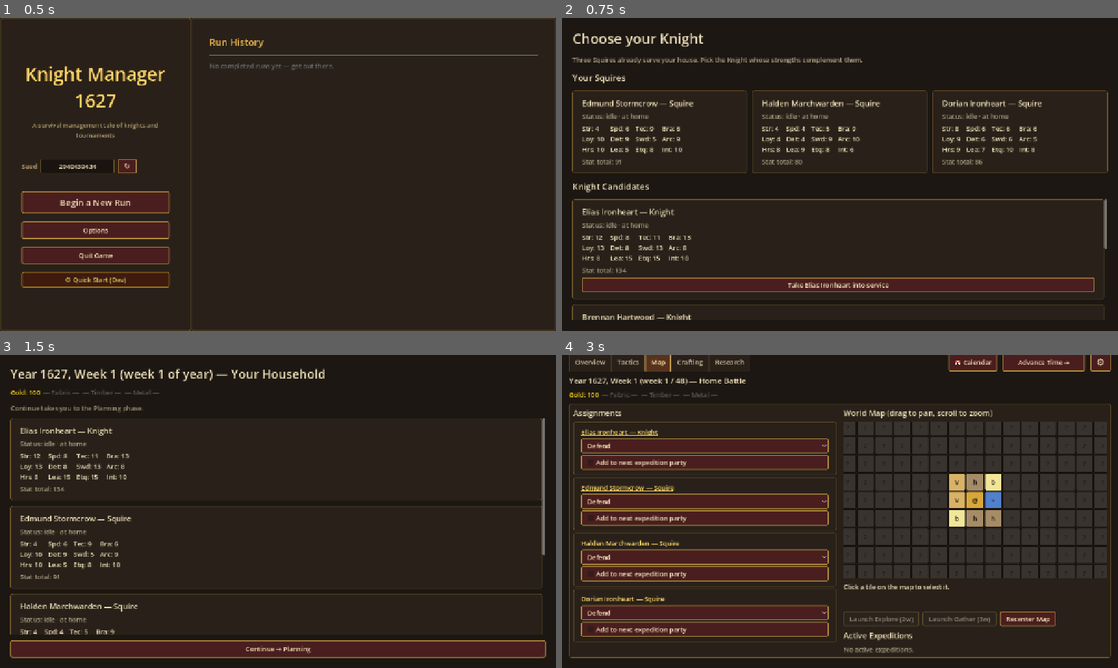
Above: before the commit, frames 1-4 (two rows, left to right).
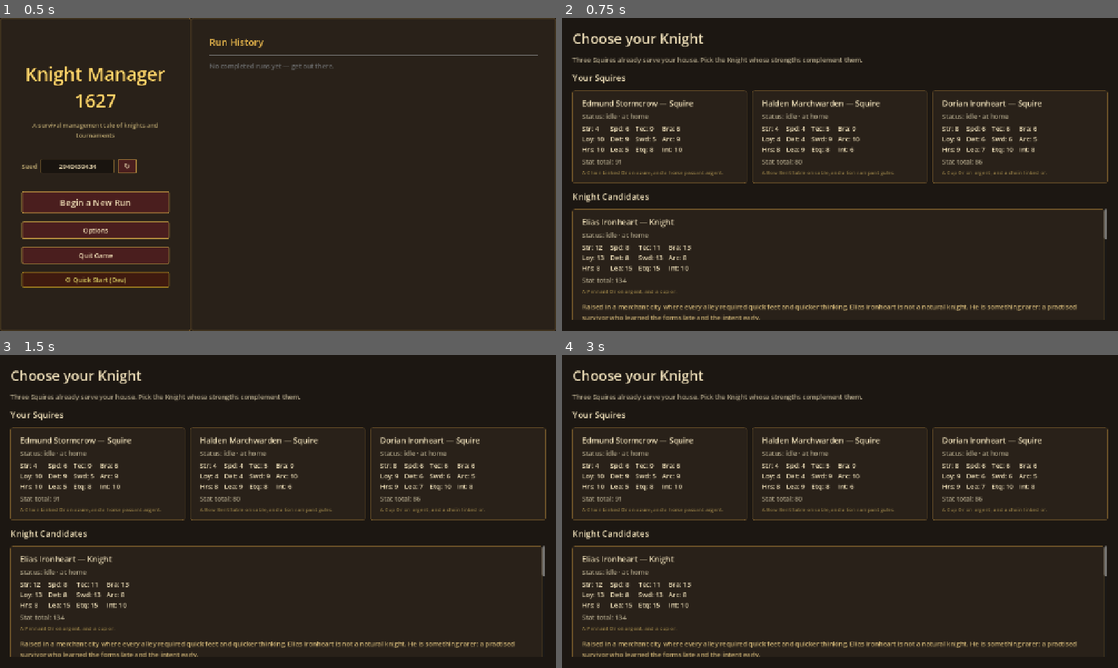
Above: after the commit, the same moments.

Repository: Jackz0Knight/KM27
Game: Godot game, scene res://scenes/Main.tscn
The game is run twice, just before and just after one commit, with the same random seed, the same clock (stepped at 60 frames per second) and the same inputs.
Inputs (mouse positions are in pixels of both pictures, inside the frame that each line leads up to):
- Up to frame 1 (0.5 s): no input
- Up to frame 2 (0.75 s): click "Begin a New Run" at 0.5 s
- Up to frame 3 (1.5 s): click (278, 621) at 1.25 s, where only the run before the commit has a clickable "Take Elias Ironheart into ser…"
- Up to frame 4 (3 s): click (840, 649) at 2 s, where only the run before the commit has a clickable "Continue → Planning"; click (840, 420) at 2.75 s, where only the run before the commit has a clickable "Begin"

Frame 1 is identical in both runs. In frame 2, 9.0% of the frame differs, in the area x 1-99%, y 48-97%; in frame 3, 14%; in frame 4, 33%, in the area x 1-99%, y 0-97%.

Commit message:
feat(chronicle): banners/origins surface on every card + chooser
UnitCard.build():
- Epithet appended to name everywhere ("Ivar Ironheart, the Steadfast")
- Banner line rendered as a muted heraldic subtitle on every unit card
  (lazy-generated from stats if the field is empty, so old saves work)
- New show_chronicle: bool param — when true, origin paragraph and oath
  appear below the stat block (used on the Knight Chooser)

Knight Chooser:
- Candidate cards now pass show_chronicle=true, showing each knight's
  origin backstory and sworn oath — the choice is between people,
  not just stat arrays

Knight Overview:
- Lazy-generates banner_line, origin_text, and oath from stats if empty
  so the chronicle card is always populated, including loaded saves

Co-Authored-By: Claude Sonnet 4.6 <noreply@anthropic.com>

Diff:
--- a/scripts/screens/knight_chooser.gd
+++ b/scripts/screens/knight_chooser.gd
@@ -27,8 +27,11 @@
 
 	for i in range(GameState.knight_candidates.size()):
 		var u: Unit = GameState.knight_candidates[i]
+		# show_chronicle = true: origin paragraph and oath shown on the chooser
+		# so the player recruits a person, not just a stat block.
 		var card: Control = UnitCard.build(
-			u, _on_choose.bind(i), "Take %s into service" % u.unit_name
+			u, _on_choose.bind(i), "Take %s into service" % u.unit_name,
+			Callable(), true,
 		)
 		cards.add_child(card)
 
--- a/scripts/screens/knight_overview.gd
+++ b/scripts/screens/knight_overview.gd
@@ -168,6 +168,14 @@
 # ---------- Chronicle card (origin, banner, oath) ----------
 
 func _render_chronicle_card(unit: Unit) -> void:
+	# Lazy-generate fields for units created before this feature (old saves).
+	if unit.banner_line == "":
+		unit.banner_line = Chronicle.generate_banner(unit)
+	if unit.origin_text == "":
+		unit.origin_text = Chronicle.generate_origin(unit)
+	if unit.oath == "":
+		unit.oath = Chronicle.generate_oath(unit)
+
 	# Insert a bordered amber card between stats and task info.
 	var panel := PanelContainer.new()
 	panel.size_flags_horizontal = Control.SIZE_EXPAND_FILL
--- a/scripts/ui/unit_card.gd
+++ b/scripts/ui/unit_card.gd
@@ -36,11 +36,14 @@
 }
 
 
+# show_chronicle: when true, render the unit's origin paragraph and oath below
+# the stats (used on the Knight Chooser so recruitment feels like hiring a person).
 static func build(
 	unit: Unit,
 	on_choose: Callable = Callable(),
 	choose_label: String = "",
 	on_name_clicked: Callable = Callable(),
+	show_chronicle: bool = false,
 ) -> Control:
 	var panel := PanelContainer.new()
 	panel.size_flags_horizontal = Control.SIZE_EXPAND_FILL
@@ -56,7 +59,11 @@
 	vbox.add_theme_constant_override("separation", 6)
 	margin.add_child(vbox)
 
-	var name_text: String = "%s — %s" % [unit.unit_name, unit.class_label()]
+	# Name — include earned epithet when set.
+	var display_name: String = unit.unit_name
+	if unit.epithet != "":
+		display_name += ", %s" % unit.epithet
+	var name_text: String = "%s — %s" % [display_name, unit.class_label()]
 	if on_name_clicked.is_valid():
 		var name_btn := LinkButton.new()
 		name_btn.text = name_text
@@ -75,7 +82,7 @@
 	task_lbl.modulate = Color(0.72, 0.72, 0.72)
 	vbox.add_child(task_lbl)
 
-	# Injury indicator
+	# Injury indicator.
 	if unit.is_injured():
 		var inj_lbl := Label.new()
 		var inj_stats: Array[String] = unit.injured_stats()
@@ -104,6 +111,46 @@
 	sum_lbl.modulate = Color(0.72, 0.72, 0.72)
 	vbox.add_child(sum_lbl)
 
+	# Heraldic banner — one subtle line on every card when the unit has one.
+	var banner: String = unit.banner_line
+	if banner == "":
+		banner = Chronicle.generate_banner(unit)
+	if banner != "":
+		var banner_lbl := Label.new()
+		banner_lbl.text = banner
+		banner_lbl.modulate = Color(0.60, 0.54, 0.36)
+		banner_lbl.add_theme_font_size_override("font_size", 12)
+		vbox.add_child(banner_lbl)
+
+	# Chronicle section — origin paragraph + oath, shown when requested.
+	if show_chronicle:
+		var origin: String = unit.origin_text
+		if origin == "":
+			origin = Chronicle.generate_origin(unit)
+		var oath: String = unit.oath
+		if oath == "":
+			oath = Chronicle.generate_oath(unit)
+
+		if origin != "" or oath != "":
+			var sep := HSeparator.new()
+			sep.modulate = Color(0.5, 0.42, 0.25, 0.4)
+			vbox.add_child(sep)
+
+		if origin != "":
+			var origin_lbl := Label.new()
+			origin_lbl.text = origin
+			origin_lbl.autowrap_mode = TextServer.AUTOWRAP_WORD
+			origin_lbl.modulate = Color(0.82, 0.76, 0.60)
+			vbox.add_child(origin_lbl)
+
+		if oath != "":
+			var oath_lbl := Label.new()
+			oath_lbl.text = "\" %s \"" % oath
+			oath_lbl.modulate = Color(0.80, 0.70, 0.40)
+			oath_lbl.add_theme_font_size_override("font_size", 13)
+			oath_lbl.autowrap_mode = TextServer.AUTOWRAP_WORD
+			vbox.add_child(oath_lbl)
+
 	if on_choose.is_valid() and choose_label != "":
 		var btn := Button.new()
 		btn.text = choose_label
